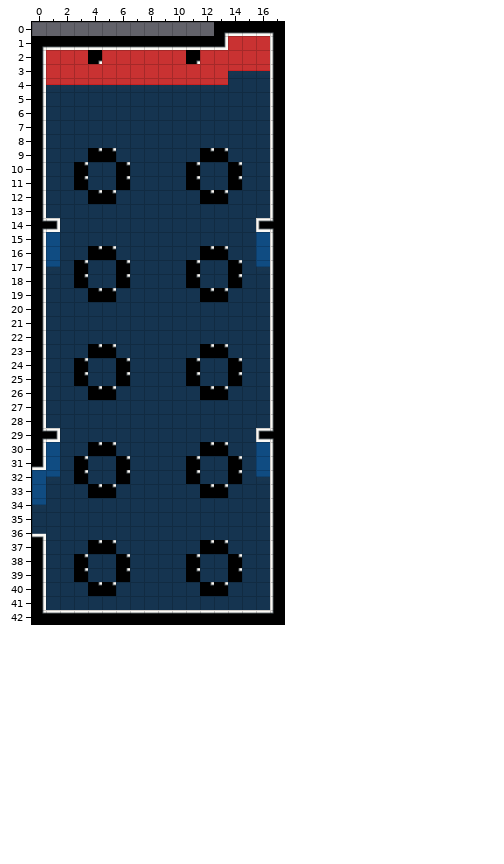
An edit to a level. Tiled map, LCB_Map/data/maps/main_3_lab4.tmx. This is how it looked before the edit.
Cells are 64x64 px. Shown: x 0..17, y 0..42.
Now the later version:
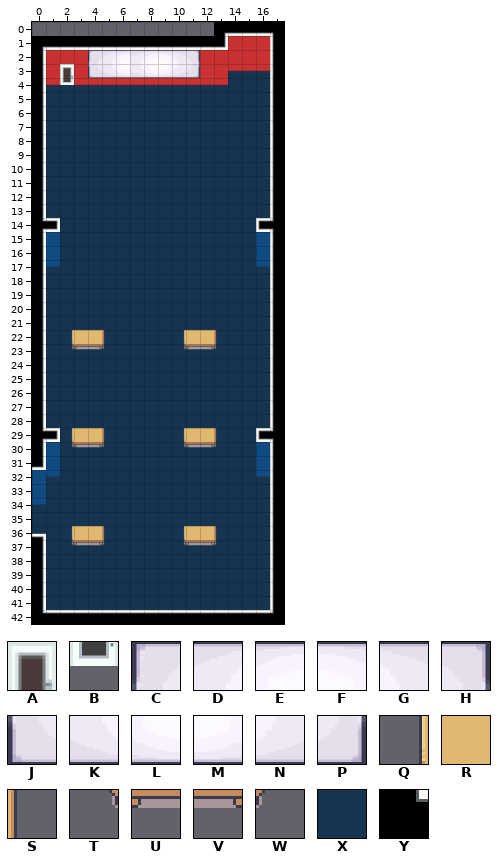
Key: from "LCB_furnishing": A 40, B 59, C 139, D 140, E 141, F 142, G 143, H 144, J 158, K 159, L 160, M 161, N 162, P 163, Q 323, R 324, S 326, T 342, U 343, V 344, W 345; from "LCB_indoor": X 23, Y 35.
_ is an empty cell.
Tiles of an added or newly shown layer are drawn over the layers below it.
See-through tiles are keyed as they look on the map.
Changes in this commit:
Layer "Floor":
y 9: x 4..5 YY -> XX; x 12..13 YY -> XX
y 10..11: x 3 Y -> X; x 6 Y -> X; x 11 Y -> X; x 14 Y -> X
y 12: x 4..5 YY -> XX; x 12..13 YY -> XX
y 16: x 4..5 YY -> XX; x 12..13 YY -> XX
y 17..18: x 3 Y -> X; x 6 Y -> X; x 11 Y -> X; x 14 Y -> X
y 19: x 4..5 YY -> XX; x 12..13 YY -> XX
y 23: x 4..5 YY -> XX; x 12..13 YY -> XX
y 24..25: x 3 Y -> X; x 6 Y -> X; x 11 Y -> X; x 14 Y -> X
y 26: x 4..5 YY -> XX; x 12..13 YY -> XX
y 30: x 4..5 YY -> XX; x 12..13 YY -> XX
y 31..32: x 3 Y -> X; x 6 Y -> X; x 11 Y -> X; x 14 Y -> X
y 33: x 4..5 YY -> XX; x 12..13 YY -> XX
y 37: x 4..5 YY -> XX; x 12..13 YY -> XX
y 38..39: x 3 Y -> X; x 6 Y -> X; x 11 Y -> X; x 14 Y -> X
y 40: x 4..5 YY -> XX; x 12..13 YY -> XX
Layer "Furnishing" (added):
y 2: x 4..11 ________ -> CDEDEFGH
y 3: x 2 _ -> A; x 4..11 ________ -> JKLKLMNP
y 4: x 2 _ -> B
y 22: x 2..5 ____ -> QRRS; x 10..13 ____ -> QRRS
y 23: x 2..5 ____ -> TUVW; x 10..13 ____ -> TUVW
y 29: x 2..5 ____ -> QRRS; x 10..13 ____ -> QRRS
y 30: x 2..5 ____ -> TUVW; x 10..13 ____ -> TUVW
y 36: x 2..5 ____ -> QRRS; x 10..13 ____ -> QRRS
y 37: x 2..5 ____ -> TUVW; x 10..13 ____ -> TUVW
